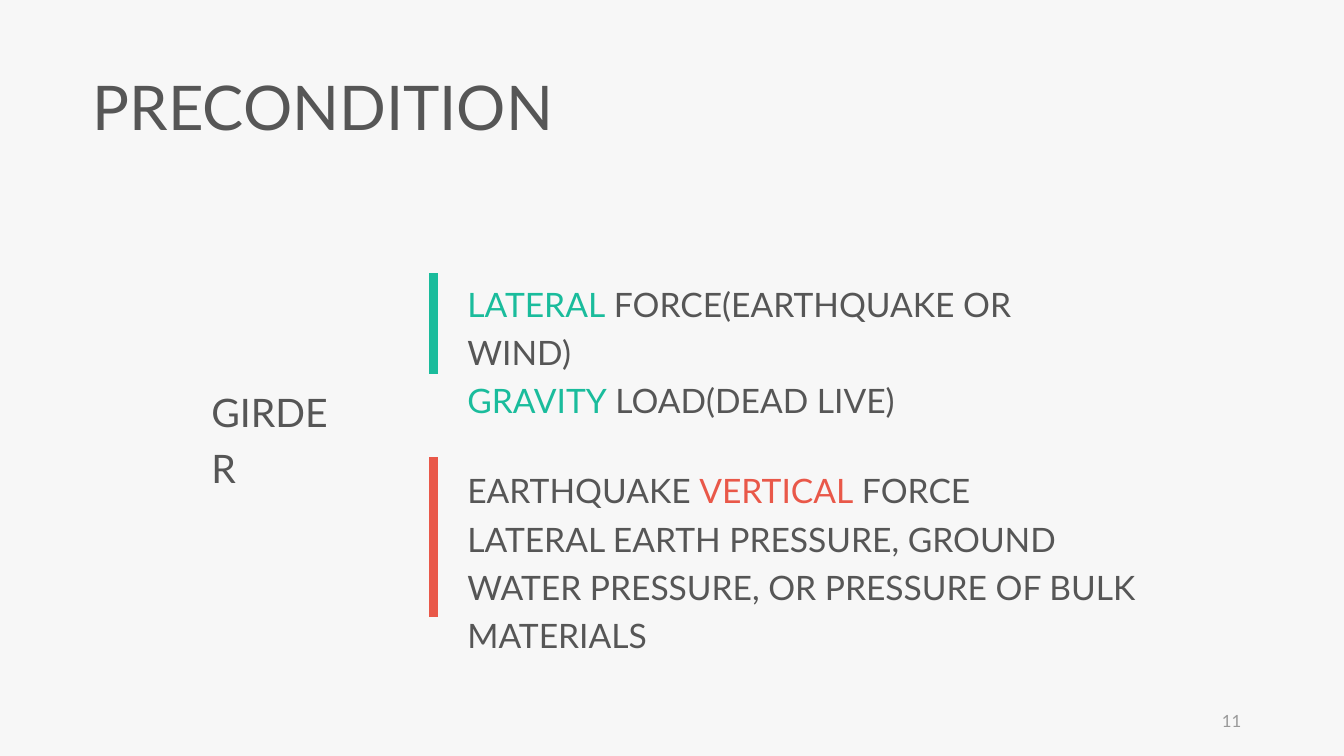
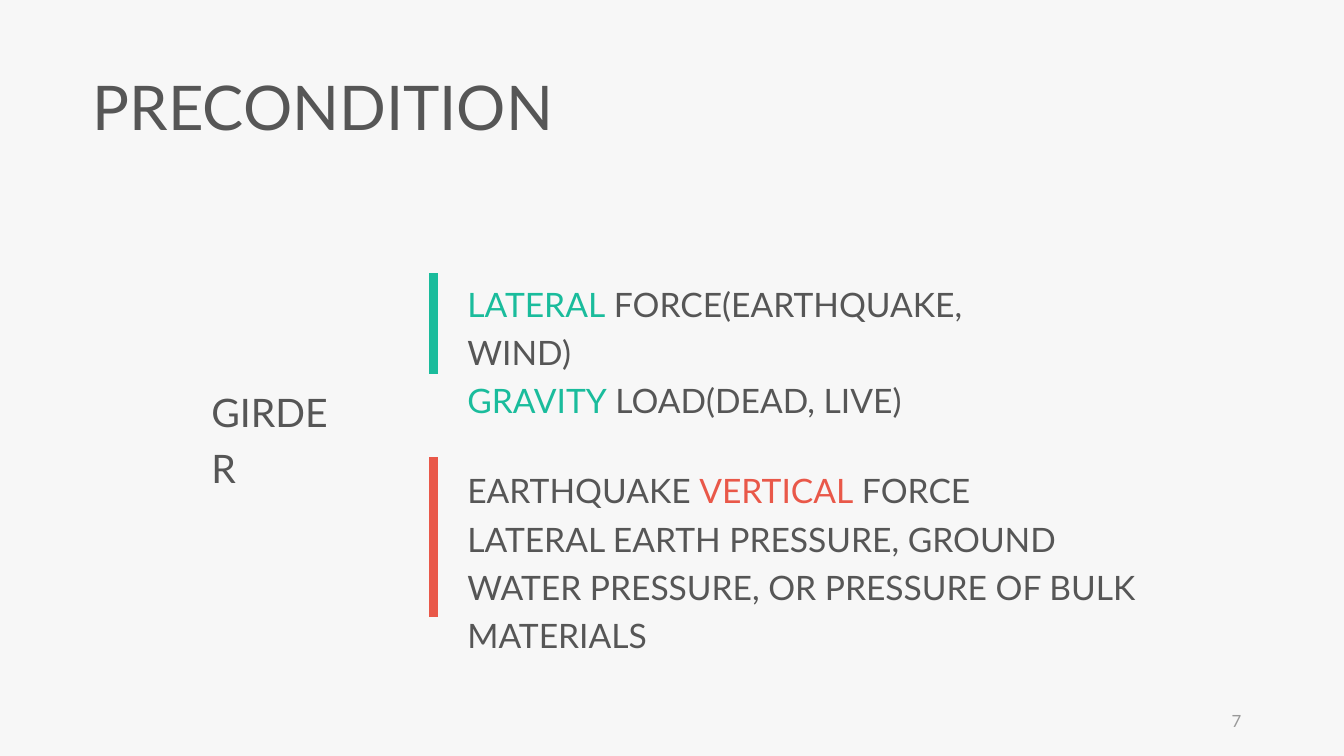
Before and after one commit to skyran1278/VbaProject, a slide deck: slide 7 of 20180126_SmartSplice/20180920_Meeting/20180920 Meeting.pptx (slide 11 before the commit). Drawn at 1344x756 pixels with LibreOffice and Linux fonts; fonts in the diff are those of the drawing. Boxes give left, top, right and bottom in pixels: in the first picture for what was removed or moved away, otherwise in the second. Text is boxed around its words. In the diff, an @@ line names an element or a change of style, - is before the commit and + after.

```diff
--- a/20180126_SmartSplice/20180920_Meeting/20180920 Meeting.pptx
+++ b/20180126_SmartSplice/20180920_Meeting/20180920 Meeting.pptx
@@ text at <box>467,291,962,418</box>: text changed @@
-LATERAL FORCE(EARTHQUAKE OR WIND)
-GRAVITY LOAD(DEAD LIVE)
+LATERAL FORCE(EARTHQUAKE, WIND)
+GRAVITY LOAD(DEAD, LIVE)
@@ page number at <box>1232,715,1242,727</box>: text changed @@
-11
+7
```
Also in this commit, not shown: 14 other slides changed, 3 slides added, 53 slides removed, 4 other files.
